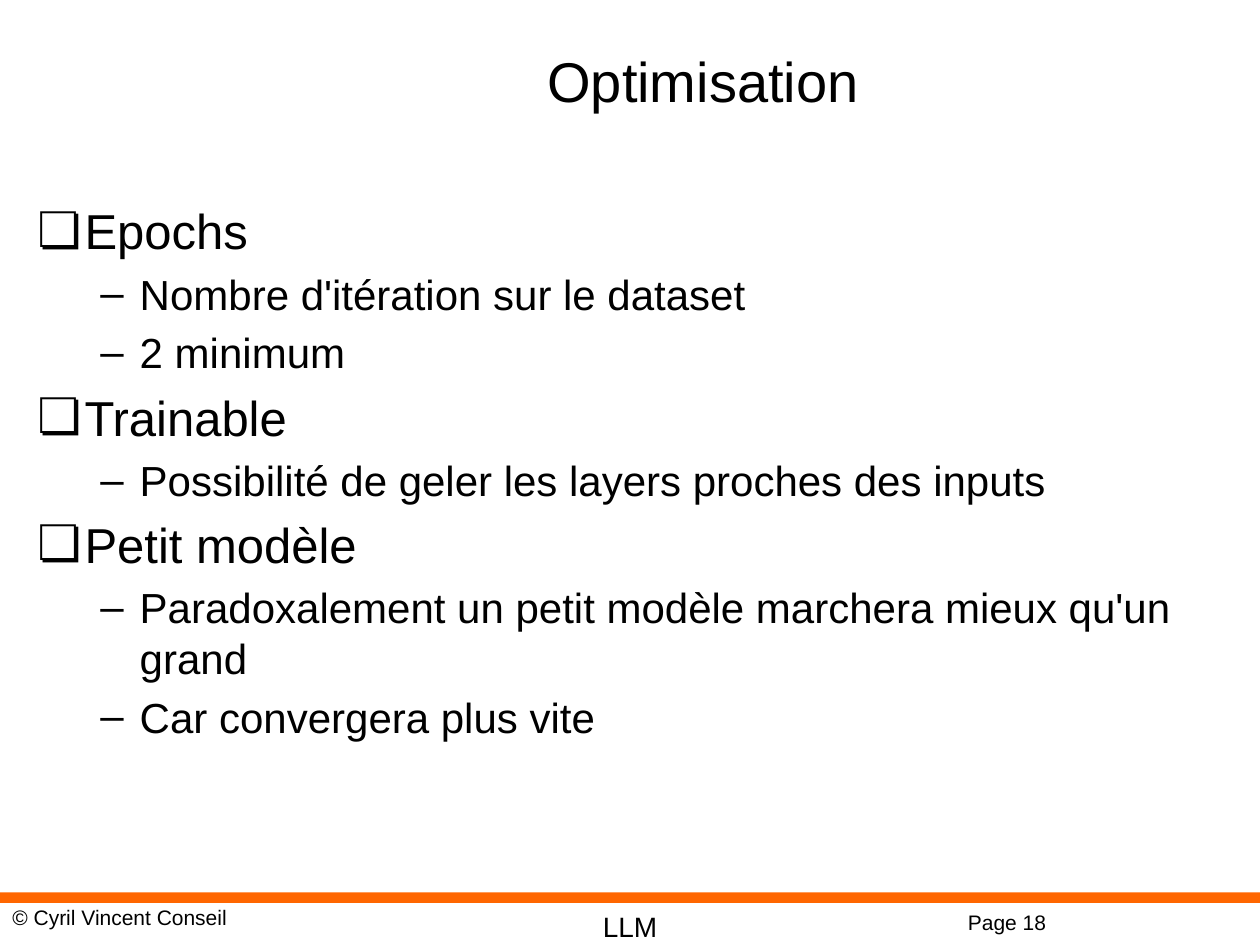
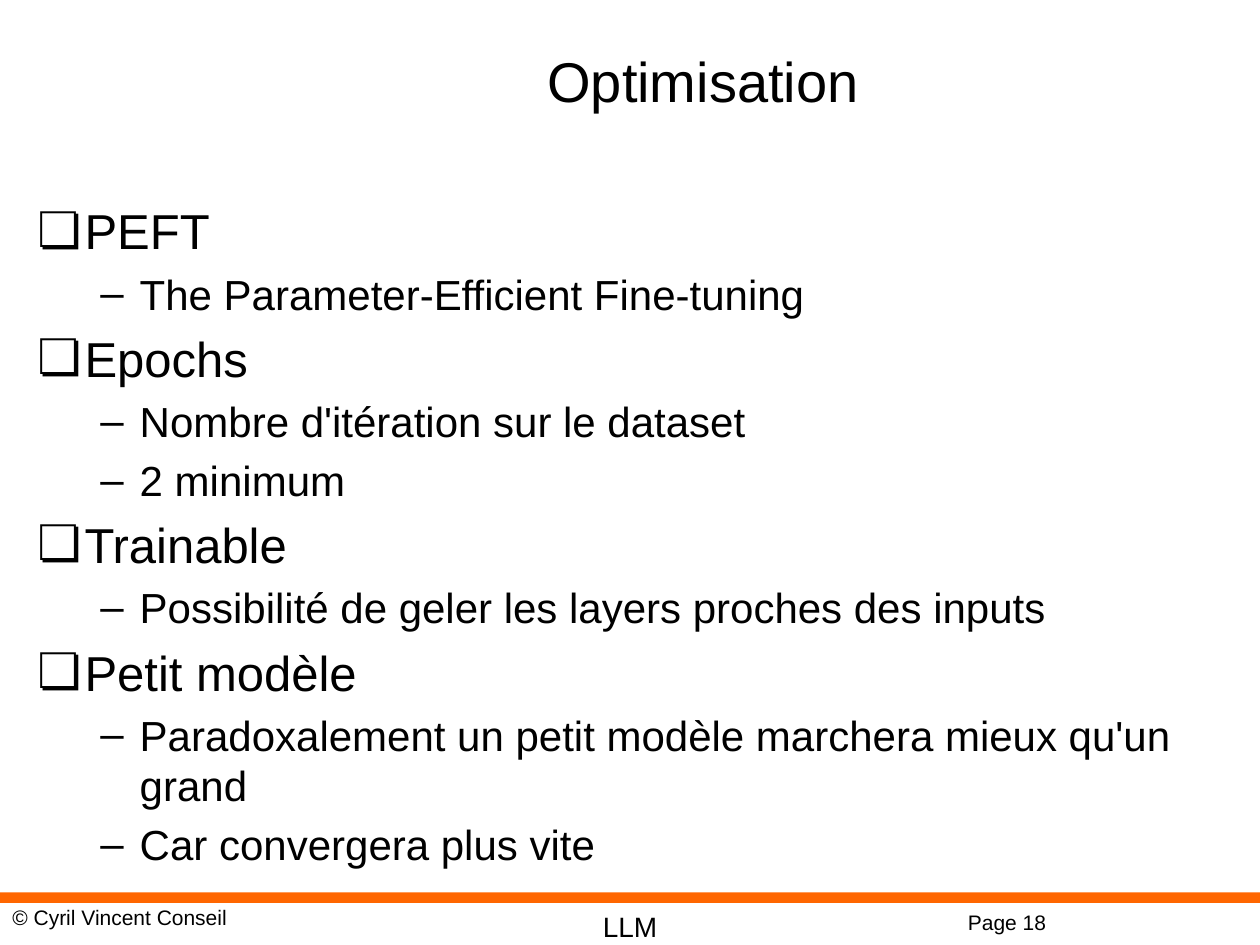
Before and after one commit to cyrilvincent/rag, a slide deck: slide 18 of ppt/RAG13-FineTuning.pptx. Drawn at 1260x945 pixels with LibreOffice and Linux fonts; fonts in the diff are those of the drawing; background and template pictures are left out. Boxes give left, top, right and bottom in pixels: in the first picture for what was removed or moved away, otherwise in the second. Text is boxed around its words. In the diff, an @@ line names an element or a change of style, - is before the commit and + after.

```diff
--- a/ppt/RAG13-FineTuning.pptx
+++ b/ppt/RAG13-FineTuning.pptx
@@ text at (85, 215, 804, 318): paragraphs added @@
+❏ PEFT
+  – The Parameter-Efficient Fine-tuning
```
Also in this commit, not shown: 1 other slide changed, 3 slides added, 6 other files.
